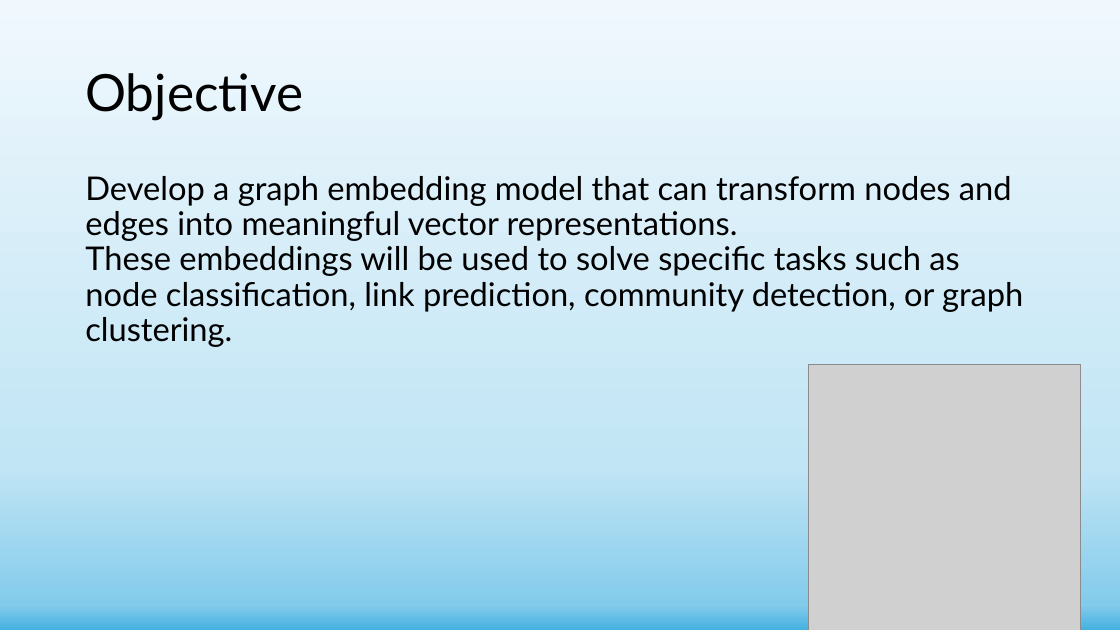
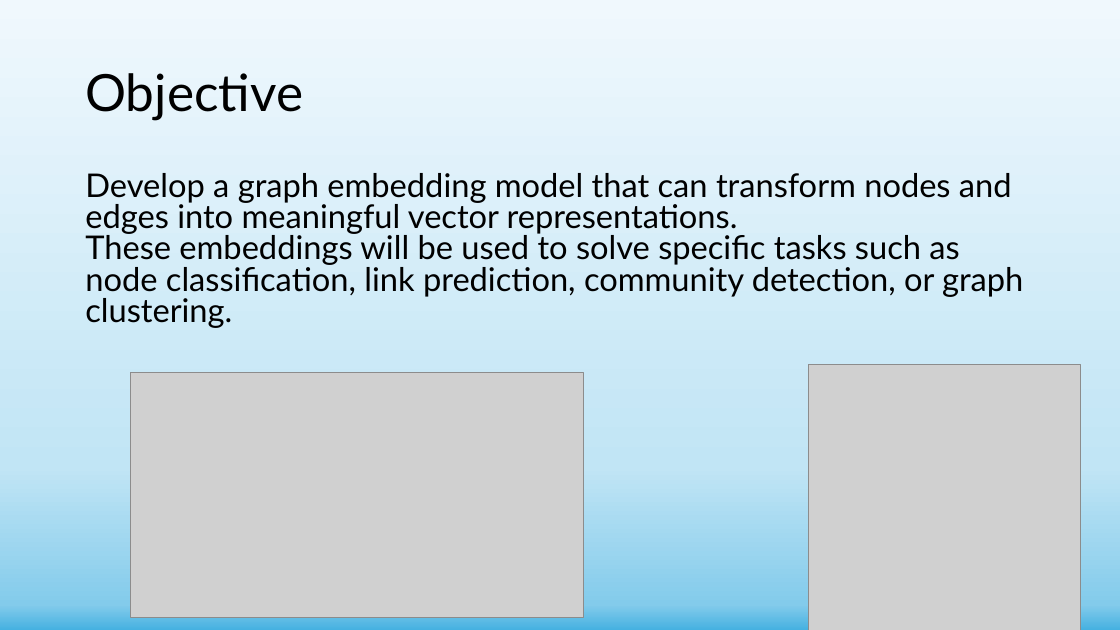
Before and after one commit to shachar700/Graph-Embedding, a slide deck: slide 5 of doc/Graph-Embedding Presentation.pptx. Drawn at 1120x630 pixels with LibreOffice and Linux fonts; fonts in the diff are those of the drawing; grey boxes stand for pictures. Boxes give left, top, right and bottom in pixels: in the first picture for what was removed or moved away, otherwise in the second. Text is boxed around its words. In the diff, an @@ line names an element or a change of style, - is before the commit and + after.

Commit message:
added pictures

```diff
--- a/doc/Graph-Embedding Presentation.pptx
+++ b/doc/Graph-Embedding Presentation.pptx
@@ text "Develop a graph embedding model ..." at <box>85,173,1023,328</box>: line spacing 0.9 to 0.8 @@
@@ picture added at <box>130,373,584,618</box> @@
```
Also in this commit, not shown: 16 other slides changed.
